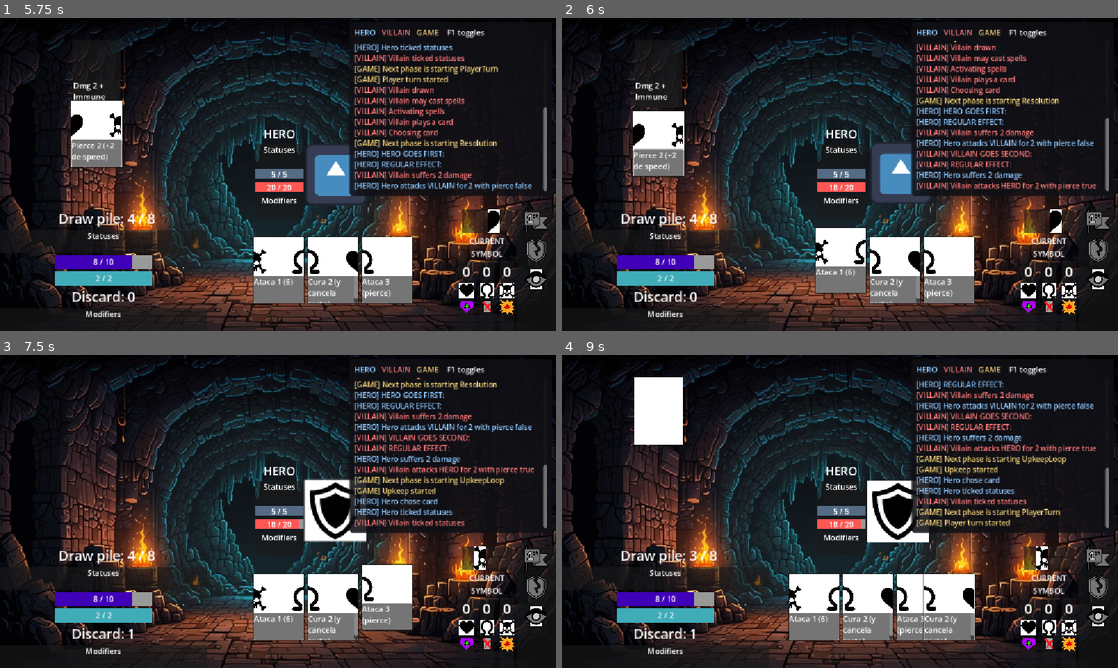
Above: before the commit, frames 1-4 (two rows, left to right).
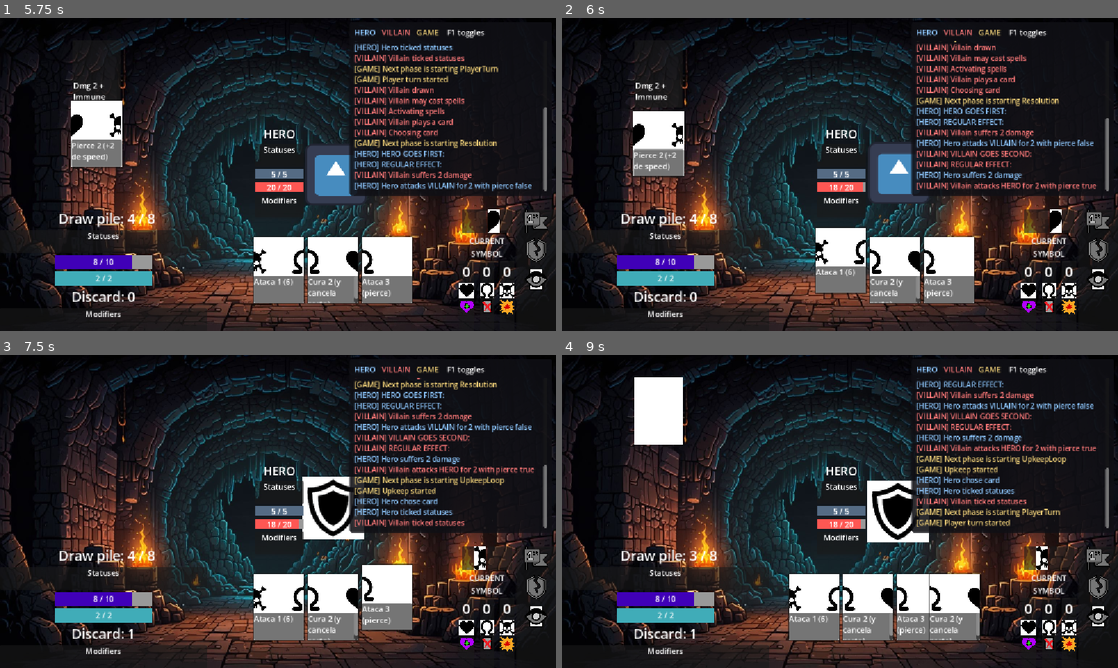
Above: after the commit, the same moments.

Repository: OteroJP/roguelito
Game: Godot game, scene res://ui/main.tscn
Same seed, same stepped clock (60 frames per second), same inputs: the game is played once before the commit and once after it. The engine's default icon, where the game draws it, is replaced by a stand-in: a white triangle on a blue panel in a dark square.
Inputs (mouse positions are in pixels of both pictures, inside the frame that each line leads up to):
- Up to frame 1 (5.75 s): click (533, 305) at 0.5 s; click (533, 305) at 1.25 s; click (533, 305) at 2 s; tap Enter at 2.75 s; move the mouse to (94, 74) at 2.77 s; tap Space at 2.85, 3.02, 3.32, 3.5, 3.6, 3.77, 4.07, 5.1 s; click (94, 74) at 2.92 s; move the mouse to (250, 271) at 3.52 s; click (250, 271) at 3.67 s; click "CONFIRM" at 4.25 s; move the mouse to (94, 143) at 5.02 s; click (94, 143) at 5.17 s
- Up to frame 2 (6 s): tap Enter at 5.75 s; move the mouse to (840, 271) at 5.77 s; tap Space at 5.85 s; click (840, 271) at 5.92 s
- Up to frame 3 (7.5 s): tap Space at 6.02, 6.32, 6.6, 6.77, 7.07, 7.25, 7.35 s; move the mouse to (333, 608) at 6.52 s; click (333, 608) at 6.67 s; move the mouse to (389, 608) at 7.27 s; click (389, 608) at 7.42 s
- Up to frame 4 (9 s): tap Space at 7.52, 7.82, 8.1, 8.85 s; move the mouse to (867, 511) at 8.02 s; click (867, 511) at 8.17 s; tap Enter at 8.75 s; move the mouse to (756, 433) at 8.77 s; click (756, 433) at 8.92 s

Frame 1 is identical in both runs. In frame 2, 0.2% of the frame differs, in the area x 54-67%, y 40-59%; in frame 3, 1.0%, in the area x 54-66%, y 38-60%; in frame 4, 0.7%.

Commit message:
change GameManager log to debug

Diff:
--- /dev/null
+++ b/app/audit/logger.gd
@@ -0,0 +1,7 @@
+class_name GameLogger extends RefCounted
+
+# not [Logger] native class
+
+
+static func print(message: String) -> void:
+	print(message)
--- a/app/combat_room.gd
+++ b/app/combat_room.gd
@@ -17,7 +17,7 @@
 
 func start_combat() -> void:
 	#TBD initial combat animations
-	await villain.show_hand()
+	await villain.show_hand() #TODO modify this
 	await _combat_loop.run()
 	_end_combat()
 
@@ -30,7 +30,7 @@
 		ux_delay
 	)
 	playing_area.clear()
-	GameManager.add_log("Preparing hero, decks and villain", GameManager.LogSource.GAME)
+	GameManager.add_debug("Preparing hero, decks and villain", GameManager.LogSource.GAME)
 	villain_container.add_child(villain.prepare())
 	var new_hero: HeroVisuals = hero.prepare()
 	dungeon.add_child(new_hero)
@@ -40,6 +40,7 @@
 		_prepare_phases(),
 	)
 
+
 func _end_combat() -> void:
 	# TBD
 	pass
@@ -48,8 +49,8 @@
 func _prepare_end_conditions() -> Array[EndCondition]:
 	var villain_defeated = CharacterDefeated.new(villain)
 	var hero_defeated = CharacterDefeated.new(hero)
-	villain_defeated.satisfied.connect(func(_condition: EndCondition) -> void: GameManager.add_log("Player lost", GameManager.LogSource.GAME))
-	hero_defeated.satisfied.connect(func(_condition: EndCondition) -> void: GameManager.add_log("Hero defeated!", GameManager.LogSource.HERO))
+	villain_defeated.satisfied.connect(func(_condition: EndCondition) -> void: GameManager.add_debug("Player lost", GameManager.LogSource.GAME))
+	hero_defeated.satisfied.connect(func(_condition: EndCondition) -> void: GameManager.add_debug("Hero defeated!", GameManager.LogSource.HERO))
 	return [
 		villain_defeated,
 		hero_defeated
--- a/app/game_manager.gd
+++ b/app/game_manager.gd
@@ -53,16 +53,16 @@
 	#TODO this could be cleaner
 	if (card_resolve_queue[0] == current_villain_card):
 		if is_current_villain_card_enabled:
-			GameManager.add_log("VILLAIN GOES FIRST:", LogSource.VILLAIN)
+			GameManager.add_debug("VILLAIN GOES FIRST:", LogSource.VILLAIN)
 			card_resolve_queue[0].on_clash(villain, hero)
 		else:
-			GameManager.add_log("VILLAIN WAS CANCELLED!:", LogSource.VILLAIN)
+			GameManager.add_debug("VILLAIN WAS CANCELLED!:", LogSource.VILLAIN)
 	if (card_resolve_queue[0] == current_hero_card):
 		if is_current_hero_card_enabled:
-			GameManager.add_log("HERO GOES FIRST:", LogSource.HERO)
+			GameManager.add_debug("HERO GOES FIRST:", LogSource.HERO)
 			card_resolve_queue[0].on_clash(villain, hero)
 		else:
-			GameManager.add_log("HERO WAS CANCELLED!:", LogSource.HERO)
+			GameManager.add_debug("HERO WAS CANCELLED!:", LogSource.HERO)
 	await get_tree().create_timer(GameManager.ux_delay).timeout
 
 
@@ -70,16 +70,16 @@
 	#TODO this could be cleaner
 	if (card_resolve_queue[1] == current_villain_card):
 		if is_current_villain_card_enabled:
-			GameManager.add_log("VILLAIN GOES SECOND:", LogSource.VILLAIN)
+			GameManager.add_debug("VILLAIN GOES SECOND:", LogSource.VILLAIN)
 			card_resolve_queue[1].on_clash(villain, hero)
 		else:
-			GameManager.add_log("VILLAIN WAS CANCELLED!", LogSource.VILLAIN)
+			GameManager.add_debug("VILLAIN WAS CANCELLED!", LogSource.VILLAIN)
 	if (card_resolve_queue[1] == current_hero_card):
 		if is_current_hero_card_enabled:
-			GameManager.add_log("HERO GOES SECOND:", LogSource.HERO)
+			GameManager.add_debug("HERO GOES SECOND:", LogSource.HERO)
 			card_resolve_queue[1].on_clash(villain, hero)
 		else:
-			GameManager.add_log("HERO WAS CANCELLED!", LogSource.HERO)
+			GameManager.add_debug("HERO WAS CANCELLED!", LogSource.HERO)
 	await get_tree().create_timer(GameManager.ux_delay).timeout
 
 
@@ -116,5 +116,5 @@
 	_log.clear()
 
 
-func add_log(line: String, source: LogSource = LogSource.GAME) -> void:
+func add_debug(line: String, source: LogSource = LogSource.GAME) -> void:
 	_log.append(line, _LOG_COLOR[source], _LOG_TAG[source])
--- a/app/loops/cards_resolution.gd
+++ /dev/null
@@ -1,19 +0,0 @@
-class_name CardsResolution extends Loop
-
-
-func _init(
-	villian_character,
-	hero_character
-	) -> void:
-	pass
-
-
-	# Show Hero card
-		# check stance and other condicionals.
-	# check pc cards condicionales.
-	# Compare cards speed and execute in order.
-		# Execute faster card.
-		# WIN-LOSS CHECK
-		# Execute slower card.
-		# WIN-LOSS CHECK
-	# Discards cards, if there is more than hand_limit (6) it must discard hand_size - hand_limit.
--- /dev/null
+++ b/app/loops/combat_loop/combat.gd
@@ -0,0 +1,48 @@
+class_name Combat extends RefCounted
+
+var _end_conditions: Array[EndCondition]
+var _preparation_steps: Array[LoopPhase]
+var _phases: Array[LoopPhase]
+var _current_phase: int  = -1
+
+
+func _init(
+	preparation_steps, # TBD: add preparation ending condition?
+	loop_phases,
+	end_triggers,
+	) -> void:
+		assert(
+			end_triggers.size()>0 and loop_phases.size()>0
+			, "There should be at least a [LoopPhase] and an [EndCondition]"
+		)
+		_phases = loop_phases
+		_end_conditions = end_triggers
+		_preparation_steps = preparation_steps
+		for phase in _phases:
+			phase.add_end_condition(_should_end)
+
+
+func prepare() -> void:
+	var _step_ix: int  = 0
+	while _step_ix < _preparation_steps.size():
+		await _preparation_steps[_step_ix].run()
+		_step_ix += 1
+
+
+func run() -> void:
+	#TODO Apply on-combat-start effects
+	while not _should_end():
+		_current_phase = (_current_phase + 1) % _phases.size()
+		var phase = _phases[_current_phase]
+		GameLogger.print("next phase is starting [ %s ]" % phase.get_script().get_global_name())
+		await phase.run()
+	GameLogger.print("Combat loop ended")
+
+
+func _should_end() -> bool:
+	#TBD run report
+	var was_satisfied: Callable = (
+		func(condition: EndCondition):
+			return condition.was_satisfied()
+			)
+	return _end_conditions.any(was_satisfied)
--- a/app/loops/combat_loop/combat_loop.gd
+++ b/app/loops/combat_loop/combat_loop.gd
@@ -27,9 +27,9 @@
 	while not _should_end():
 		_current_phase = (_current_phase + 1) % phases.size()
 		var phase = phases[_current_phase]
-		GameManager.add_log("Next phase is starting %s" % phase.get_script().get_global_name(), GameManager.LogSource.GAME)
+		GameManager.add_debug("Next phase is starting %s" % phase.get_script().get_global_name(), GameManager.LogSource.GAME)
 		await phase.run()
-	GameManager.add_log("Combat loop ended", GameManager.LogSource.GAME)
+	GameManager.add_debug("Combat loop ended", GameManager.LogSource.GAME)
 
 
 func _should_end() -> bool:
--- a/app/loops/combat_loop/player_turn.gd
+++ b/app/loops/combat_loop/player_turn.gd
@@ -14,16 +14,16 @@
 
 
 func run() -> void:
-	GameManager.add_log("Player turn started", GameManager.LogSource.GAME)
+	GameManager.add_debug("Player turn started", GameManager.LogSource.GAME)
 	await _villain.draw()
-	GameManager.add_log("Villain drawn", GameManager.LogSource.VILLAIN)
+	GameManager.add_debug("Villain drawn", GameManager.LogSource.VILLAIN)
 	if _have_loop_ended.call():
 		return
-	GameManager.add_log("Villain may cast spells", GameManager.LogSource.VILLAIN)
+	GameManager.add_debug("Villain may cast spells", GameManager.LogSource.VILLAIN)
 	await _villain.cast_spells()
 	if _have_loop_ended.call(): # WIN-LOSS CHECK
 		return
-	GameManager.add_log("Villain plays a card", GameManager.LogSource.VILLAIN)
+	GameManager.add_debug("Villain plays a card", GameManager.LogSource.VILLAIN)
 	await _villain.play_card() # Mandatory: Player selects a card to play, may undo, and the confirms.
 	await _playing_area.add_villain_card(GameManager.current_villain_card)
-	await _playing_area.get_tree().process_frame
+	#await _playing_area.get_tree().process_frame
--- /dev/null
+++ b/app/loops/combat_loop/preparation_phases/character_entrance.gd
@@ -0,0 +1,19 @@
+class_name CharacterEntrance extends LoopPhase
+
+var _hero: Hero
+var _villain: Villain
+
+
+func _init(
+	hero_character: Hero,
+	villain_character: Villain
+	) -> void:
+	_hero = hero_character
+	_villain = villain_character
+
+
+func run() -> void:
+	#VFX de arribo del héroe y el villano
+		#Aparece manos del villano
+		#Fade in héroe al fondo de la pantalla
+	pass
--- a/app/loops/combat_loop/upkeep.gd
+++ b/app/loops/combat_loop/upkeep.gd
@@ -15,15 +15,15 @@
 
 
 func run() -> void:
-	GameManager.add_log("Upkeep started", GameManager.LogSource.GAME)
+	GameManager.add_debug("Upkeep started", GameManager.LogSource.GAME)
 	await _hero.draw() # Hero shows stance
-	GameManager.add_log("Hero chose card", GameManager.LogSource.HERO)
+	GameManager.add_debug("Hero chose card", GameManager.LogSource.HERO)
 	await _hero.tick_statuses(_villain, _hero)
-	GameManager.add_log("Hero ticked statuses", GameManager.LogSource.HERO)
+	GameManager.add_debug("Hero ticked statuses", GameManager.LogSource.HERO)
 	if _have_loop_ended.call(): # WIN-LOSS CHECK
 		return
 	await _villain.tick_statuses(_villain, _hero)
-	GameManager.add_log("Villain ticked statuses", GameManager.LogSource.VILLAIN)
+	GameManager.add_debug("Villain ticked statuses", GameManager.LogSource.VILLAIN)
 	if _have_loop_ended.call(): # WIN-LOSS CHECK
 		return
 	await _hero.play_card() # Hero picks random card to play
--- /dev/null
+++ b/app/loops/game_run.gd
@@ -0,0 +1,3 @@
+extends Node
+
+const COMBAT_ROOM_SCENE: PackedScene = preload("uid://c6a2ffow874yf")
--- /dev/null
+++ b/app/share/custom_timer.gd
@@ -0,0 +1,67 @@
+## Lightweight Class design to be used by a [Node] to use as a timer without needing to create [Timer].
+class_name CustomTimer extends RefCounted
+
+## [Signal] emited by a [CustomTimer] when every [member CustomTimer._duration] seconds
+signal timeout
+
+## State of the current []
+enum State {
+	IDLE,
+	RUNNING,
+	PAUSED
+}
+
+var _duration: float = 0.0
+var _remaining_timeouts: int = 0
+
+var _callback: Callable
+var _time_left: float = 0.0
+var _state: State = State.IDLE
+var _early_end_callback: Callable
+
+
+func _init(duration: float, callback: Callable, max_timeouts: int) -> void:
+	_duration = duration
+	_callback = callback
+	_remaining_timeouts = max_timeouts
+	_time_left = duration
+	_state = State.IDLE
+
+
+## Starts the timer
+func start() -> void:
+	if _state != State.IDLE:
+		return
+	_state = State.RUNNING
+
+
+## Updates the timer (call this in _process if used in a Node)
+func update(delta: float) -> void:
+	if _state == State.RUNNING:
+		_time_left -= delta
+		if _time_left <= 0:
+			_time_left += _duration
+			_remaining_timeouts -= 1
+			timeout.emit()
+			_callback.call(_remaining_timeouts)
+		if _remaining_timeouts <= 0:
+			_state = State.IDLE
+
+
+func pause() -> void:
+	_state = State.PAUSED if _state == State.RUNNING else _state
+
+
+func resume() -> void:
+	_state = State.RUNNING if _state == State.PAUSED else _state
+
+
+func end_early() -> void:
+	var _was_idle: bool = _state == State.IDLE
+	_state = State.IDLE
+	if not _was_idle and _early_end_callback:
+		_early_end_callback.call()
+
+
+func add_early_end_callback(cb: Callable) -> void:
+	_early_end_callback = cb
--- a/dungeon/character/hero/hero.gd
+++ b/dungeon/character/hero/hero.gd
@@ -62,26 +62,28 @@
 	var incoming_damage := damage
 	if not ignores_armor:
 		var absorbed_damage := mini(armor, incoming_damage)
-		GameManager.add_log("Hero's armor absorbs %s damage" % [str(absorbed_damage)], GameManager.LogSource.HERO)
+		GameManager.add_debug("Hero's armor absorbs %s damage" % [str(absorbed_damage)], GameManager.LogSource.HERO)
 		armor -= absorbed_damage
 		incoming_damage -= absorbed_damage
 	health -= incoming_damage
-	GameManager.add_log("Hero suffers %s damage" % [str(incoming_damage)], GameManager.LogSource.HERO)
+	GameManager.add_debug("Hero suffers %s damage" % [str(incoming_damage)], GameManager.LogSource.HERO)
 	character_stats_changed.emit()
 
 
 func take_attack(attack: Attack) -> void:
 	if immune_to_damage:
-		GameManager.add_log("Hero resists damage due to immunity", GameManager.LogSource.HERO)
+		GameManager.add_debug("Hero resists damage due to immunity", GameManager.LogSource.HERO)
 		return
 	take_damage(attack.damage, attack.ignores_armor)
+
 
 func perform_attack(target: Character, damage: int = 0, ignores_armor: bool = false) -> void:
 	var new_attack: Attack = Attack.new(target, damage, ignores_armor)
 	for modifier in attack_modifiers:
 		modifier.modify_attack(new_attack)
 	target.take_attack(new_attack)
-	GameManager.add_log("Hero attacks %s for %s with pierce %s" % [target.character_name, str(damage), str(ignores_armor)], GameManager.LogSource.HERO)
+	GameManager.add_debug("Hero attacks %s for %s with pierce %s" % [target.character_name, str(damage), str(ignores_armor)], GameManager.LogSource.HERO)
+
 
 func increase_max_armor(increase: int) -> void:
 	max_armor += increase
@@ -98,8 +100,9 @@
 func heal(amount_to_heal: int) -> void:
 	health += amount_to_heal
 	character_stats_changed.emit()
-	GameManager.add_log("Hero heals for %s" % [str(amount_to_heal)], GameManager.LogSource.HERO)
+	GameManager.add_debug("Hero heals for %s" % [str(amount_to_heal)], GameManager.LogSource.HERO)
+
 
 func get_bonus_speed(_bonus_speed: int) -> void:
 	speed_bonus += _bonus_speed
-	GameManager.add_log("Hero gets bonus speed for %s" % [str(_bonus_speed)], GameManager.LogSource.HERO)
+	GameManager.add_debug("Hero gets bonus speed for %s" % [str(_bonus_speed)], GameManager.LogSource.HERO)
--- a/dungeon/character/villain/villain.gd
+++ b/dungeon/character/villain/villain.gd
@@ -44,7 +44,7 @@
 	if not deck.may_draw(1): # Si no le quedan cartas, pierde 1 de vida, mezcla su descarte en un nuevo mazo y roba.
 		deck.reshuffle()
 		take_damage(1)
-		GameManager.add_log("No cards left, take damage and reshuffle", GameManager.LogSource.VILLAIN)
+		GameManager.add_debug("No cards left, take damage and reshuffle", GameManager.LogSource.VILLAIN)
 	var card_data: CardData = deck.draw()
 	await _VillainCardsUI.add_to_hand([card_data])
 
@@ -57,9 +57,10 @@
 func cast_spells() -> void:
 	await _VillainCardsUI.cast_spells()
 
+
 func resolve_spell(spell: VillainSpell) -> void:
 	assert(spell.mana_cost <= mana, "Insufficient mana to cast, spell should've been disabled.")
-	GameManager.add_log("%s spell casted!" % spell.name)
+	GameManager.add_debug("%s spell casted!" % spell.name)
 	mana -= spell.mana_cost
 	for effect in spell.effects:
 		effect.on_clash(self, GameManager.hero)
@@ -82,7 +83,7 @@
 func resolve_symbol_bonus() -> void:
 	for symbol_bonus in symbol_bonuses:
 		if symbol_bonus.symbol == current_symbol:
-			GameManager.add_log("Resolves %s bonus effect" % str(current_symbol), GameManager.LogSource.VILLAIN)
+			GameManager.add_debug("Resolves %s bonus effect" % str(current_symbol), GameManager.LogSource.VILLAIN)
 			for bonus in symbol_bonus.bonuses:
 				bonus.on_clash(GameManager.villain, GameManager.hero)
 	symbol_count[current_symbol] += 1
@@ -105,7 +106,7 @@
 func take_damage(damage: int, ignores_armor: bool = false) -> void:
 	var incoming_damage := damage
 	health -= incoming_damage
-	GameManager.add_log("Villain suffers %s damage" % str(incoming_damage), GameManager.LogSource.VILLAIN)
+	GameManager.add_debug("Villain suffers %s damage" % str(incoming_damage), GameManager.LogSource.VILLAIN)
 	character_stats_changed.emit()
 
 
@@ -120,15 +121,15 @@
 	for modifier in attack_modifiers:
 		modifier.modify_attack(new_attack)
 	target.take_attack(new_attack)
-	GameManager.add_log("Villain attacks %s for %s with pierce %s" % [target.character_name, str(damage), str(ignores_armor)], GameManager.LogSource.VILLAIN)
+	GameManager.add_debug("Villain attacks %s for %s with pierce %s" % [target.character_name, str(damage), str(ignores_armor)], GameManager.LogSource.VILLAIN)
 
 
 func heal(amount_to_heal: int) -> void:
 	health += amount_to_heal
 	character_stats_changed.emit()
-	GameManager.add_log("Villain heals for %s" % [str(amount_to_heal)], GameManager.LogSource.VILLAIN)
+	GameManager.add_debug("Villain heals for %s" % [str(amount_to_heal)], GameManager.LogSource.VILLAIN)
 
 
 func get_bonus_speed(_bonus_speed: int) -> void:
 	speed_bonus += _bonus_speed
-	GameManager.add_log("Villain gets bonus speed for %s" % [str(_bonus_speed)], GameManager.LogSource.VILLAIN)
+	GameManager.add_debug("Villain gets bonus speed for %s" % [str(_bonus_speed)], GameManager.LogSource.VILLAIN)
--- a/dungeon/character/villain/villain_cards_ui.tscn
+++ b/dungeon/character/villain/villain_cards_ui.tscn
@@ -1,6 +1,7 @@
 [gd_scene format=3 uid="uid://cs4gqthniprqk"]
 
 [ext_resource type="Script" uid="uid://k8dc6rewmx6n" path="res://ui/villain_cards_ui.gd" id="1_bkb4w"]
+[ext_resource type="Texture2D" uid="uid://cdoo4w6ycumq6" path="res://dungeon/villain_hands.png" id="1_iims5"]
 [ext_resource type="Texture2D" uid="uid://c1teqyuhv6yl8" path="res://dungeon/character/villain/assets/symbol_heart.png" id="2_bkb4w"]
 [ext_resource type="Texture2D" uid="uid://4ec7c5ruon6c" path="res://ui/villain_hud/spells_confirm.png" id="3_v81xm"]
 
@@ -12,7 +13,17 @@
 [sub_resource type="StyleBoxFlat" id="StyleBoxFlat_t6otb"]
 bg_color = Color(0.2509804, 0.6745098, 0.72156864, 1)
 
+[sub_resource type="AtlasTexture" id="AtlasTexture_q2a87"]
+atlas = ExtResource("1_iims5")
+region = Rect2(340, 0, 180, 0)
+
+[sub_resource type="AtlasTexture" id="AtlasTexture_wm4fb"]
+atlas = ExtResource("1_iims5")
+region = Rect2(840, 0, 380, 0)
+
 [node name="VillainCards" type="HBoxContainer" unique_id=1026675182]
+offset_right = 913.0
+offset_bottom = 252.0
 size_flags_horizontal = 3
 script = ExtResource("1_bkb4w")
 
@@ -227,3 +238,38 @@
 texture_normal = ExtResource("3_v81xm")
 ignore_texture_size = true
 stretch_mode = 5
+
+[node name="Control" type="Control" parent="." unique_id=1839454495]
+visible = false
+layout_mode = 2
+
+[node name="TextureRect2" type="TextureRect" parent="Control" unique_id=1250678320]
+layout_mode = 0
+offset_right = 180.0
+offset_bottom = 768.0
+texture = SubResource("AtlasTexture_q2a87")
+
+[node name="Container" type="SubViewportContainer" parent="Control" unique_id=411690973]
+layout_mode = 0
+offset_left = 184.0
+offset_right = 1098.0
+offset_bottom = 252.0
+scale = Vector2(0.7, 0.7)
+size_flags_horizontal = 4
+size_flags_vertical = 0
+offset_transform_scale = Vector2(0.8, 0.8)
+offset_transform_visual_only = false
+stretch_shrink = 6
+
+[node name="SubViewport" type="SubViewport" parent="Control/Container" unique_id=1634475503]
+handle_input_locally = false
+size = Vector2i(914, 252)
+render_target_update_mode = 0
+
+[node name="TextureRect" type="TextureRect" parent="Control" unique_id=1212117513]
+layout_mode = 0
+offset_left = 1102.0
+offset_right = 1482.0
+offset_bottom = 768.0
+offset_transform_enabled = true
+texture = SubResource("AtlasTexture_wm4fb")
--- a/dungeon/deck.gd
+++ b/dungeon/deck.gd
@@ -23,7 +23,7 @@
 	_discard_pile.clear()
 	_hand.clear()
 	for card: CardData in card_set:
-		GameManager.add_log("card: %s" % card.name, GameManager.LogSource.GAME)
+		GameManager.add_debug("card: %s" % card.name, GameManager.LogSource.GAME)
 		for copy: int in card_set[card]:
 			_card_pile.append(card.duplicate(true))
 	_card_pile.shuffle() #without controled seed
--- a/ui/card_manager/card/card_effects/cancel_hero_card.gd
+++ b/ui/card_manager/card/card_effects/cancel_hero_card.gd
@@ -3,4 +3,4 @@
 
 func on_clash(villain: Villain, hero: Hero):
 	GameManager.is_current_hero_card_enabled = false
-	GameManager.add_log("Hero card is cancelled!", GameManager.LogSource.HERO)
+	GameManager.add_debug("Hero card is cancelled!", GameManager.LogSource.HERO)
--- a/ui/card_manager/card/card_effects/cancel_villain_card.gd
+++ b/ui/card_manager/card/card_effects/cancel_villain_card.gd
@@ -3,4 +3,4 @@
 
 func on_clash(villain: Villain, hero: Hero):
 	GameManager.is_current_villain_card_enabled = false
-	GameManager.add_log("Villain card is cancelled!", GameManager.LogSource.VILLAIN)
+	GameManager.add_debug("Villain card is cancelled!", GameManager.LogSource.VILLAIN)
--- a/ui/card_manager/card/hero_card_data.gd
+++ b/ui/card_manager/card/hero_card_data.gd
@@ -11,10 +11,10 @@
 
 func on_clash(villain: Villain, hero: Hero):
 	if hero.is_in_stance(stance_for_bonus):
-		GameManager.add_log("STANCE BONUS:", GameManager.LogSource.HERO)
+		GameManager.add_debug("STANCE BONUS:", GameManager.LogSource.HERO)
 		for effect in bonus_effects:
 			effect.on_clash(villain, hero)
-	GameManager.add_log("REGULAR EFFECT:", GameManager.LogSource.HERO)
+	GameManager.add_debug("REGULAR EFFECT:", GameManager.LogSource.HERO)
 	for effect in effects:
 		effect.on_clash(villain, hero)
 
--- a/ui/card_manager/card/villain_card_data.gd
+++ b/ui/card_manager/card/villain_card_data.gd
@@ -12,10 +12,10 @@
 
 func on_clash(villain: Villain, hero: Hero):
 	if villain.is_in_second_phase():
-		GameManager.add_log("2nd PHASE BONUS EFFECT:", GameManager.LogSource.VILLAIN)
+		GameManager.add_debug("2nd PHASE BONUS EFFECT:", GameManager.LogSource.VILLAIN)
 		for effect in bonus_effects:
 			effect.on_clash(villain, hero)
-	GameManager.add_log("REGULAR EFFECT:", GameManager.LogSource.VILLAIN)
+	GameManager.add_debug("REGULAR EFFECT:", GameManager.LogSource.VILLAIN)
 	for effect in effects:
 		effect.on_clash(villain, hero)
 
--- /dev/null
+++ b/ui/dialog/dialog_display.gd
@@ -0,0 +1,82 @@
+class_name DialogDisplay extends PanelContainer
+
+signal dialog_continuation_requested
+enum State {IDLE, WAITING, TYPING}
+
+
+@export var time_between_letters = 0.03
+
+var lines: Array[String] = [
+	"You... again?",
+	"I will come back as many times as it takes to vanquish you",
+	"I hope that, this time, you can at least entertain me.",
+	"LOREM IPSUM!"
+	]
+var _current_line_char: int = 0
+var _current_line_ix: int = 0
+var _current_state: State = State.IDLE
+
+@onready var _TextLabel: RichTextLabel =  %Label
+#@onready var margins = $TextMargins
+
+
+func _ready() -> void:
+	hide()
+
+
+func _input(event: InputEvent) -> void:
+	if (
+		event is InputEventKey
+		and event.is_pressed()
+		and not event.is_echo()
+		and event.keycode == Key.KEY_SPACE
+	):
+		if _current_state == State.TYPING:
+			_TextLabel.visible_ratio = 1
+			_current_state = State.WAITING
+		elif _current_state == State.WAITING:
+			dialog_continuation_requested.emit()
+
+
+func show_dialog() -> void:
+	if _current_state != State.IDLE:
+		return
+	_current_line_ix = 0
+	while _current_line_ix < lines.size():
+		_current_state = State.TYPING
+		await display_text(lines[_current_line_ix])
+		_current_state = State.WAITING
+		await dialog_continuation_requested
+		_current_line_ix += 1
+	_current_state = State.IDLE # TODO close
+
+
+func display_text(text: String) -> void:
+	_current_line_char = 0
+	_TextLabel.visible_ratio = 0
+	_TextLabel.text = text
+	while _current_state == State.TYPING and _current_line_char < text.length():
+		_current_line_char += 1
+		_TextLabel.visible_ratio = maxf(
+			_TextLabel.visible_ratio,
+			float(_current_line_char)/text.length()
+			)
+		await get_tree().create_timer(time_between_letters, false).timeout
+
+
+func loop() -> DialogPhase:
+	return DialogPhase.new(self)
+
+
+class DialogPhase extends LoopPhase:
+
+	var _display_node: DialogDisplay
+
+	func _init(display_node: DialogDisplay) -> void:
+		_display_node = display_node
+
+	func run() -> void:
+		_display_node.show()
+		await _display_node.get_tree().create_timer(GameManager.ux_delay).timeout
+		await _display_node.show_dialog()
+		_display_node.hide()
--- /dev/null
+++ b/ui/dialog/dialog_display.tscn
@@ -0,0 +1,26 @@
+[gd_scene format=3 uid="uid://comupejlsb4vo"]
+
+[ext_resource type="Script" uid="uid://4ow8mlopi16r" path="res://ui/dialog/dialog_display.gd" id="1_wdu1l"]
+
+[node name="DialogDisplay" type="PanelContainer" unique_id=2144449603]
+anchors_preset = 15
+anchor_right = 1.0
+anchor_bottom = 1.0
+grow_horizontal = 2
+grow_vertical = 2
+size_flags_horizontal = 3
+size_flags_vertical = 4
+script = ExtResource("1_wdu1l")
+
+[node name="Container" type="VBoxContainer" parent="." unique_id=1299904125]
+layout_mode = 2
+size_flags_vertical = 4
+
+[node name="TextMargins" type="MarginContainer" parent="Container" unique_id=28869142]
+layout_mode = 2
+
+[node name="Label" type="RichTextLabel" parent="Container/TextMargins" unique_id=1414430284]
+unique_name_in_owner = true
+layout_mode = 2
+size_flags_vertical = 3
+text = "Otra vez aca?"
--- a/ui/villain_cards_ui.gd
+++ b/ui/villain_cards_ui.gd
@@ -62,7 +62,7 @@
 
 #
 func choose_card() -> CardData:
-	GameManager.add_log("Choosing card", GameManager.LogSource.VILLAIN)
+	GameManager.add_debug("Choosing card", GameManager.LogSource.VILLAIN)
 	_set_hand_interactable(true)
 	await _ConfirmButton.pressed
 	var card_selected: CardData = _chosen_card
@@ -72,11 +72,10 @@
 
 
 func cast_spells() -> void:
-	GameManager.add_log("Activating spells", GameManager.LogSource.VILLAIN)
+	GameManager.add_debug("Activating spells", GameManager.LogSource.VILLAIN)
 	_set_spells_interactable(true)
 	await _SpellConfirmBtn.pressed
 	_set_spells_interactable(false)
-
 
 
 #TODO revisar esto
@@ -106,6 +105,7 @@
 	for counter in _SymbolCounters.get_children():
 		counter.count = _villain.symbol_count[counter.get_symbol()]
 
+
 func _find_card_in_hand(data: CardData) -> VillainCard:
 	var card_ix = _Hand.get_children().find_custom(
 		func(card_node: VillainCard):
@@ -156,6 +156,7 @@
 
 func get_symbol_asset(symbol: Villain.Symbol) -> Texture2D:
 	return UIAssets.SYMBOL_LIBRARY[symbol]
+
 
 func _translation_tween(control_nodes: Array[Control]) -> Tween:
 	const DELAY_FACTOR: float = 0.08
Not shown, added: app/audit/logger.gd.uid
Not shown, removed: app/loops/cards_resolution.gd.uid
Not shown, added: app/loops/combat_loop/combat.gd.uid
Not shown, added: app/loops/combat_loop/preparation_phases/character_entrance.gd.uid
Not shown, added: app/loops/game_run.gd.uid
Not shown, added: app/share/custom_timer.gd.uid
Binary file added: dungeon/villain_hands.png
Not shown, added: dungeon/villain_hands.png.import
Not shown, added: ui/dialog/dialog_display.gd.uid
